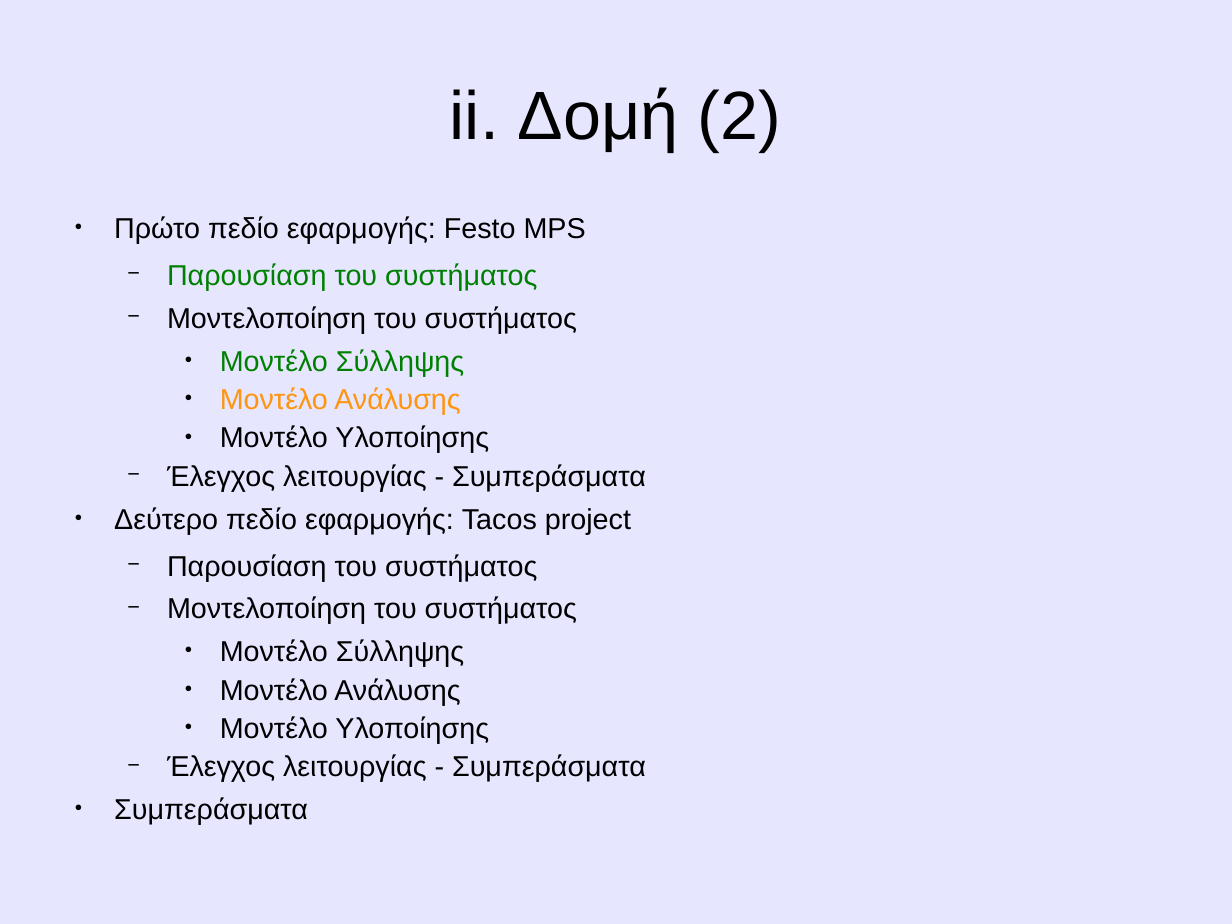
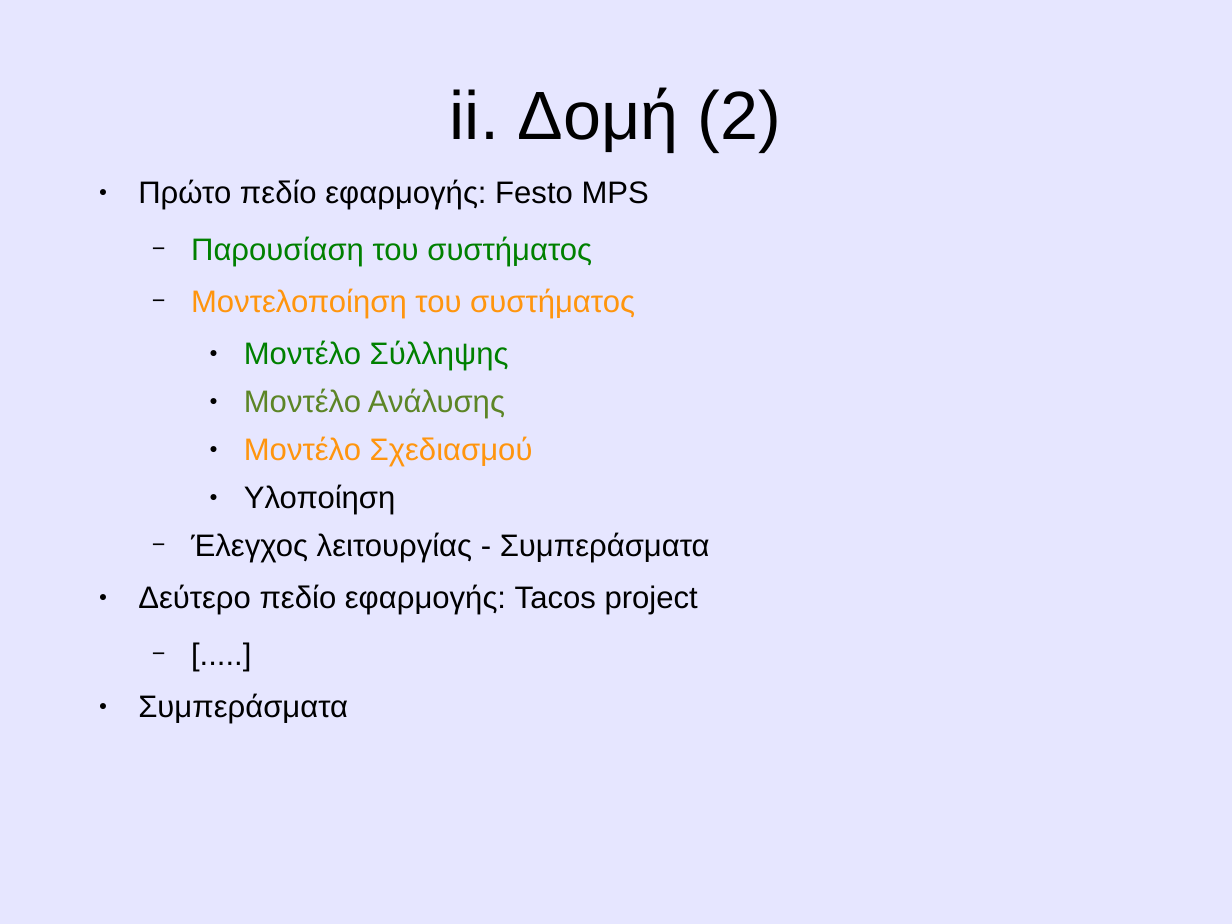
Before and after one commit to amolofos/Thesis, a slide deck: slide 5 of Παρουσίαση/ΠαρουσίασηΔιπλωματικής[08-2012].ppt. Drawn at 1232x924 pixels with LibreOffice and Linux fonts; fonts in the diff are those of the drawing. Boxes give left, top, right and bottom in pixels: in the first picture for what was removed or moved away, otherwise in the second. Text is boxed around its words. In the diff, an @@ line names an element or a change of style, - is before the commit and + after.

Commit message:
Ολοκλήρωση παρουσίασης Αυγούστου

```diff
--- a/Παρουσίαση/ΠαρουσίασηΔιπλωματικής[08-2012].ppt
+++ b/Παρουσίαση/ΠαρουσίασηΔιπλωματικής[08-2012].ppt
@@ text "Πρώτο πεδίο εφαρμογής: Festo MPS": place and size @@
-text "Πρώτο πεδίο εφαρμογής: Festo MPS" at (114,216,646,825)
+text "Πρώτο πεδίο εφαρμογής: Festo MPS" at (138,179,710,723)
@@ text at (138,179,710,723): size 18.5 to 20 pt in "Πρώτο πεδίο εφαρμογής: Festo MPS", "Παρουσίαση του συστήματος", "Μοντελοποίηση του συστήματος", "Μοντέλο Σύλληψης" and 4 more places; text colour #000000 to #FF950E in "Μοντελοποίηση του συστήματος"; text colour #FF950E to #5C8526 in "Μοντέλο Ανάλυσης"; line spacing 0.73 to 0.93; indent changed @@
@@ text at (244,436,533,514): text changed; size 18.5 to 20 pt; text colour #000000 to #FF950E @@
-    ● Μοντέλο Υλοποίησης
+    ● Μοντέλο Σχεδιασμού
+    ● Υλοποίηση
@@ text at (167,554,646,782): text changed; size 18.5 to 20 pt @@
-  − Παρουσίαση του συστήματος
-  − Μοντελοποίηση του συστήματος
-    ● Μοντέλο Σύλληψης
-    ● Μοντέλο Ανάλυσης
-    ● Μοντέλο Υλοποίησης
-  − Έλεγχος λειτουργίας - Συμπεράσματα
+  − [.....]
```
Also in this commit, not shown: 4 other slides changed, 24 slides added, 19 other files.
